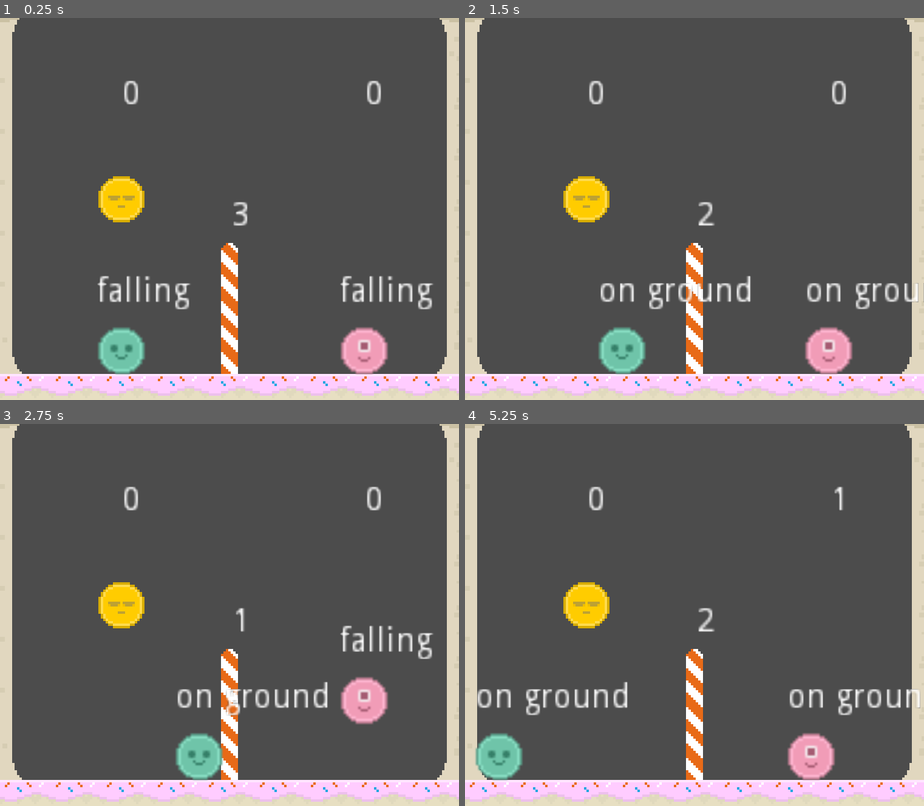
Above: before the commit, frames 1-4 (two rows, left to right).
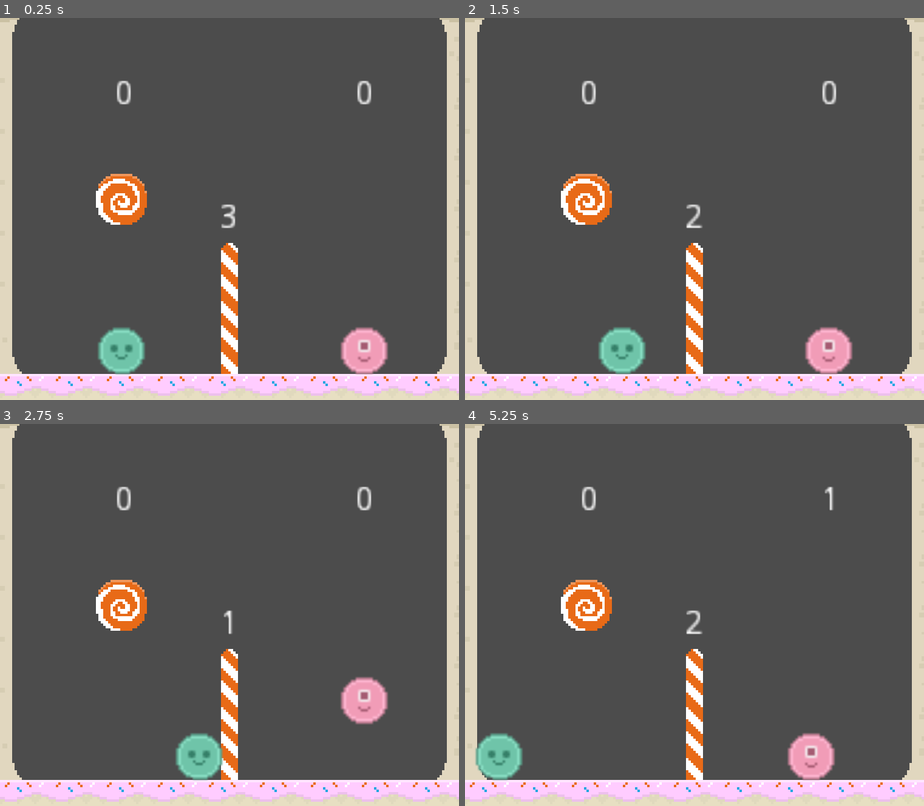
Above: after the commit, the same moments.

Repository: theludovyc/Godot_Volley
Game: Godot game, scene res://Scene/Game.tscn
Two runs of this game, one before a commit and one after it. Both use one fixed random seed, a clock stepped at 60 frames per second and the inputs below.
Inputs:
- Up to frame 1 (0.25 s): no input
- Up to frame 2 (1.5 s): hold Right (ui_right) 0.53-1.28 s; tap Q (p2_left) at 0.6 s; tap Enter at 1.25 s; hold Left (ui_left) from 1.28 s (still down); tap D (p2_right) at 1.35 s
- Up to frame 3 (2.75 s): release Left (ui_left) at 2.03 s; hold Right (ui_right) from 2.03 s (still down); tap Z (p2_up) at 2.1 s
- Up to frame 4 (5.25 s): release Right (ui_right) at 2.78 s; hold Up (ui_up) 2.78-3.53 s; tap one key every 0.75 s from 2.85 s: Q (p2_left) D (p2_right) Z (p2_up) Q (p2_left); hold Left (ui_left) from 3.53 s (still down)

The runs differ from the first frame. In frame 1, 3.2% of the frame differs, in the area x 20-95%, y 16-77%; in frame 2, 3.4%; in frame 3, 3.3%; in frame 4, 3.5%, in the area x 2-100%, y 16-77%.

Commit message:
update graphics

Diff:
--- a/Scene/Ball.tscn
+++ b/Scene/Ball.tscn
@@ -1,11 +1,12 @@
 [gd_scene load_steps=4 format=2]
 
-[ext_resource path="res://Art/tile_0172.png" type="Texture" id=1]
+[ext_resource path="res://Art/tile_0626.png" type="Texture" id=1]
 
 [sub_resource type="PhysicsMaterial" id=1]
 bounce = 0.4
 
 [sub_resource type="CircleShape2D" id=2]
+radius = 11.0
 
 [node name="Ball" type="RigidBody2D"]
 position = Vector2( 225, 416 )
--- a/Scene/Game.tscn
+++ b/Scene/Game.tscn
@@ -6,17 +6,20 @@
 [ext_resource path="res://Script/Game.gd" type="Script" id=4]
 [ext_resource path="res://Art/tiles.tres" type="TileSet" id=5]
 
-[sub_resource type="RectangleShape2D" id=2]
+[sub_resource type="RectangleShape2D" id=1]
 extents = Vector2( 50, 2 )
 
-[sub_resource type="RectangleShape2D" id=3]
+[sub_resource type="RectangleShape2D" id=2]
 extents = Vector2( 2, 75 )
 
-[sub_resource type="RectangleShape2D" id=4]
+[sub_resource type="RectangleShape2D" id=3]
 extents = Vector2( 100, 2 )
 
-[sub_resource type="RectangleShape2D" id=5]
+[sub_resource type="RectangleShape2D" id=4]
 extents = Vector2( 3.5, 26 )
+
+[sub_resource type="CircleShape2D" id=5]
+radius = 3.5
 
 [node name="Game" type="Node"]
 script = ExtResource( 4 )
@@ -42,44 +45,50 @@
 
 [node name="CollisionShape2D" type="CollisionShape2D" parent="GroundP1"]
 position = Vector2( -50, 0 )
-shape = SubResource( 2 )
+shape = SubResource( 1 )
 
 [node name="GroundP2" type="StaticBody2D" parent="."]
 position = Vector2( 94.5, 148.5 )
 
 [node name="CollisionShape2D" type="CollisionShape2D" parent="GroundP2"]
 position = Vector2( 50, 0 )
-shape = SubResource( 2 )
+shape = SubResource( 1 )
 
 [node name="Wall" type="StaticBody2D" parent="."]
 position = Vector2( 3, 75 )
 
 [node name="CollisionShape2D" type="CollisionShape2D" parent="Wall"]
-shape = SubResource( 3 )
+shape = SubResource( 2 )
 
 [node name="Wall2" type="StaticBody2D" parent="."]
 position = Vector2( 186, 75 )
 
 [node name="CollisionShape2D" type="CollisionShape2D" parent="Wall2"]
-shape = SubResource( 3 )
+shape = SubResource( 2 )
 
 [node name="Ceil" type="StaticBody2D" parent="."]
 position = Vector2( 100, 0 )
 
 [node name="CollisionShape2D" type="CollisionShape2D" parent="Ceil"]
-shape = SubResource( 4 )
+shape = SubResource( 3 )
 
 [node name="StaticBody2D3" type="StaticBody2D" parent="."]
 position = Vector2( 94.5, 147 )
 
 [node name="CollisionShape2D" type="CollisionShape2D" parent="StaticBody2D3"]
-position = Vector2( 0, -26.5 )
+position = Vector2( 0, -25 )
+shape = SubResource( 4 )
+
+[node name="StaticBody2D4" type="StaticBody2D" parent="StaticBody2D3"]
+
+[node name="CollisionShape2D" type="CollisionShape2D" parent="StaticBody2D3/StaticBody2D4"]
+position = Vector2( 0, -51 )
 shape = SubResource( 5 )
 
 [node name="ScoreP1" type="Label" parent="."]
-margin_left = 50.0
+margin_left = 47.25
 margin_top = 25.0
-margin_right = 90.0
+margin_right = 87.25
 margin_bottom = 39.0
 text = "0"
 __meta__ = {
@@ -87,9 +96,9 @@
 }
 
 [node name="ScoreP2" type="Label" parent="."]
-margin_left = 150.0
+margin_left = 146.25
 margin_top = 25.0
-margin_right = 190.0
+margin_right = 186.25
 margin_bottom = 39.0
 text = "0"
 __meta__ = {
@@ -97,10 +106,10 @@
 }
 
 [node name="LabelTimer" type="Label" parent="."]
-margin_left = 95.0
-margin_top = 75.0
-margin_right = 135.0
-margin_bottom = 89.0
+margin_left = 90.0
+margin_top = 76.0
+margin_right = 130.0
+margin_bottom = 90.0
 text = "3"
 __meta__ = {
 "_edit_use_anchors_": false
--- a/Scene/Player.tscn
+++ b/Scene/Player.tscn
@@ -21,6 +21,7 @@
 cast_to = Vector2( 0, 9.5 )
 
 [node name="Label" type="Label" parent="."]
+visible = false
 margin_left = -10.2787
 margin_top = -31.2465
 margin_right = 29.7213
Binary file added: Art/tile_0626.png
Not shown, added: Art/tile_0626.png.import
Not shown: 1 places in Scene/Game.tscn that only renumber resources
